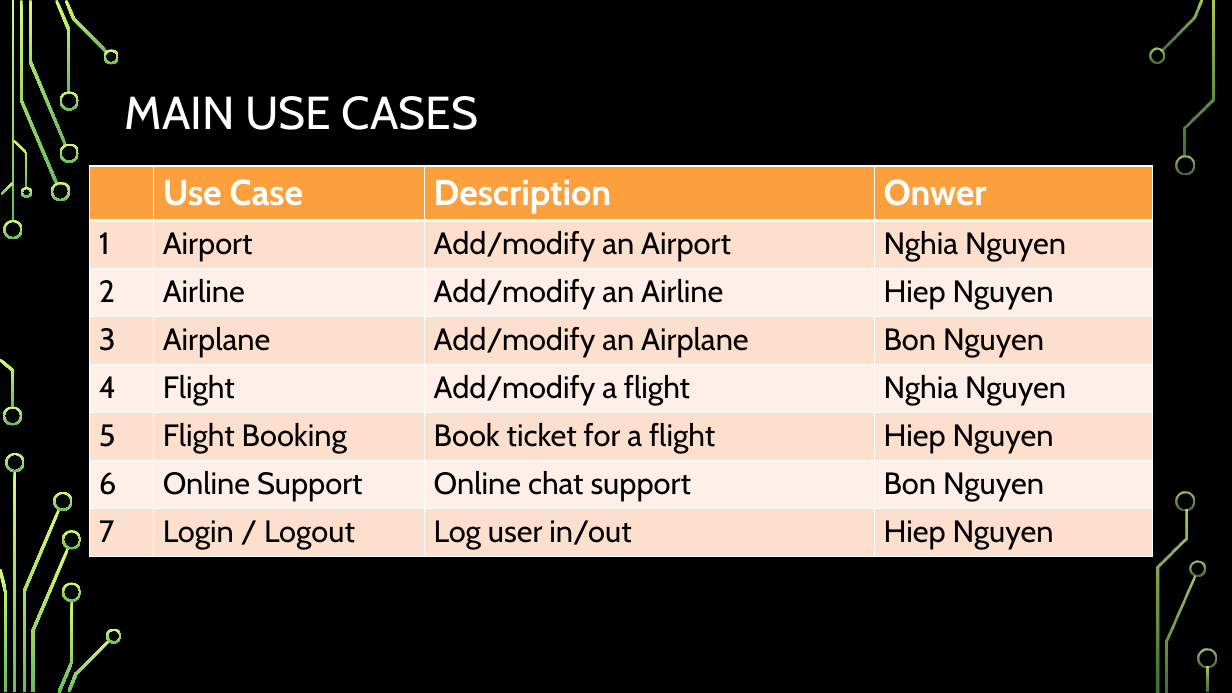
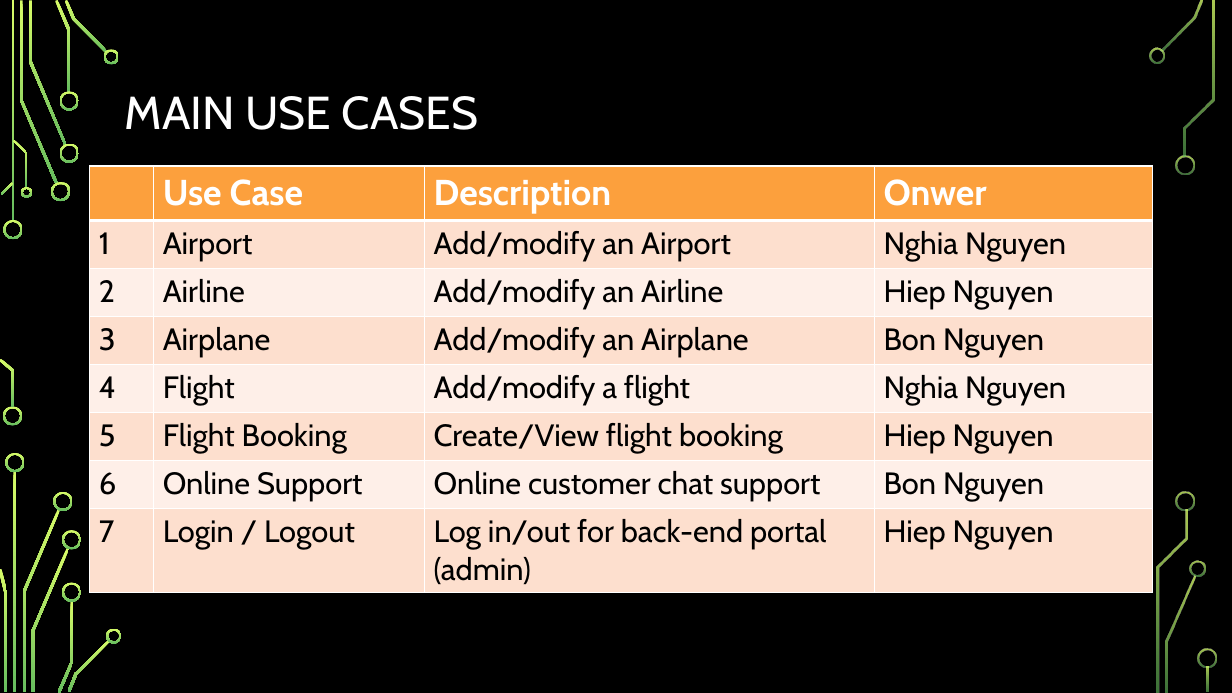
Before and after one commit to nbbon/fms, a slide deck: slide 5 of document/Saigonese-Flight-Management-System.pptx (slide 4 before the commit). Drawn at 1232x693 pixels with LibreOffice and Linux fonts; fonts in the diff are those of the drawing; background and template pictures are left out. Boxes give left, top, right and bottom in pixels: in the first picture for what was removed or moved away, otherwise in the second. Text is boxed around its words. In the diff, an @@ line names an element or a change of style, - is before the commit and + after.

```diff
--- a/document/Saigonese-Flight-Management-System.pptx
+++ b/document/Saigonese-Flight-Management-System.pptx
@@ table at <box>90,166,1153,592</box> @@
-row 6, column 3: Book ticket for a flight
+row 6, column 3: Create/View flight booking
-row 7, column 3: Online chat support
+row 7, column 3: Online customer chat support
-row 8, column 3: Log user in/out
+row 8, column 3: Log in/out for back-end portal (admin)
```
Also in this commit, not shown: 4 other slides changed, 1 slide added, 1 other file.
